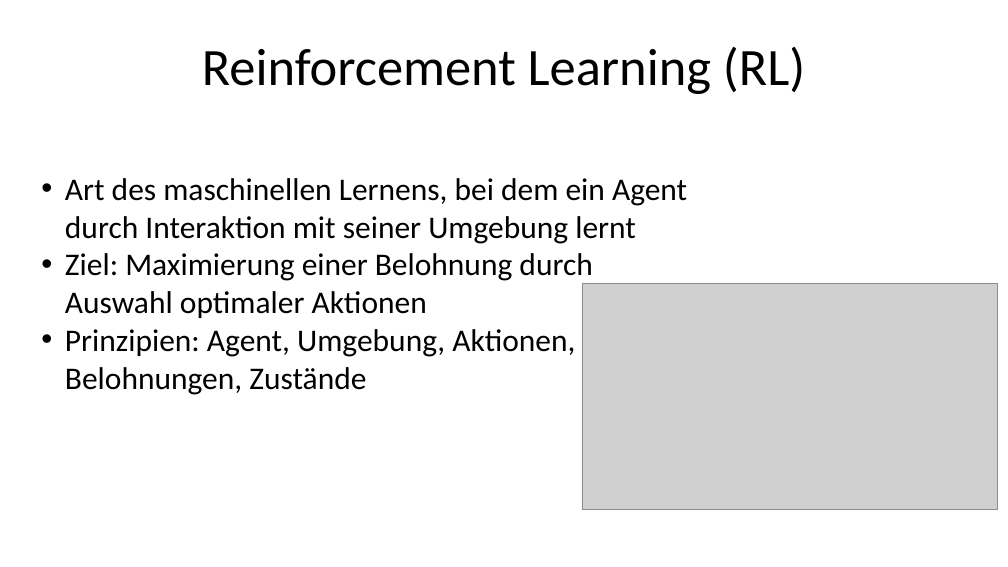
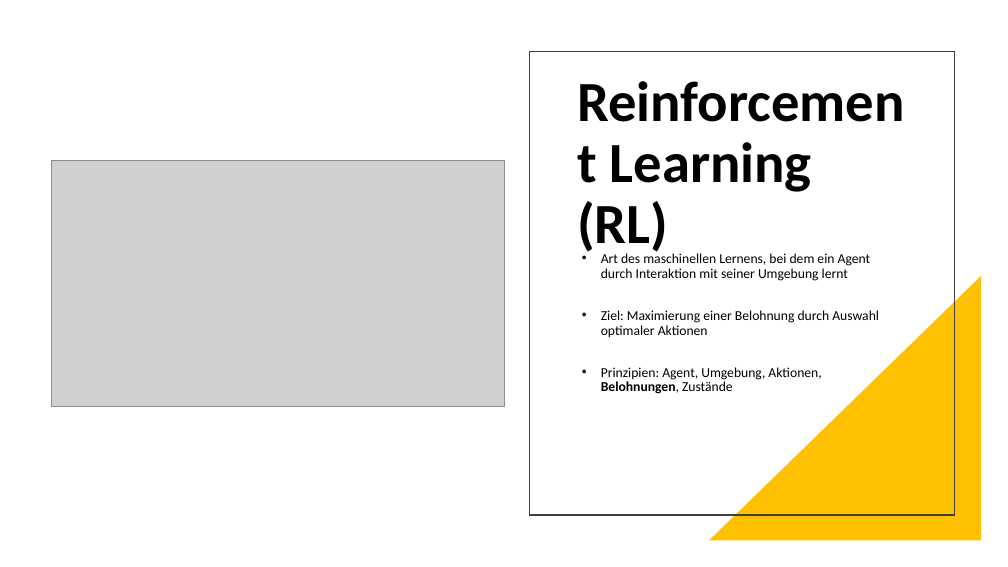
Before and after one commit to Okengi/Wissenschaftswoche2024, a slide deck: slide 4 of DQN.pptx (slide 2 before the commit). Drawn at 1008x567 pixels with LibreOffice and Linux fonts; fonts in the diff are those of the drawing; grey boxes stand for pictures. Boxes give left, top, right and bottom in pixels: in the first picture for what was removed or moved away, otherwise in the second. Text is boxed around its words. In the diff, an @@ line names an element or a change of style, - is before the commit and + after.

```diff
--- a/DQN.pptx
+++ b/DQN.pptx
@@ rectangle added at [529, 51, 954, 515], outline #404040 1.5 pt @@
@@ text "Reinforcement Learning (RL)": place and size @@
-text "Reinforcement Learning (RL)" at [202, 46, 805, 94]
+text "Reinforcement Learning (RL)" at [577, 142, 812, 257]
@@ text "Reinforcement Learning (RL)" at [577, 142, 812, 257]: size 50 to 54 pt, bold on; alignment centre to left; line spacing 1 to 0.9; more space between paragraphs; vertical alignment top to middle @@
@@ picture: place and size @@
-picture at [582, 284, 998, 510]
+picture at [51, 160, 504, 406]
@@ text "Art des maschinellen Lernens, bei ...": place and size @@
-text "Art des maschinellen Lernens, bei ..." at [65, 178, 687, 395]
+text "Art des maschinellen Lernens, bei ..." at [601, 251, 879, 394]
@@ text "Art des maschinellen Lernens, bei ..." at [601, 251, 879, 394]: size 30 to 13 pt; bold on in "Belohnungen,"; indent changed; line spacing 1 to 0.9; more space between paragraphs @@
@@ right triangle added at [709, 276, 982, 541], fill #FFC000 @@
```
Also in this commit, not shown: 3 other slides changed, 4 slides added, 2 slides removed, 5 other files.
